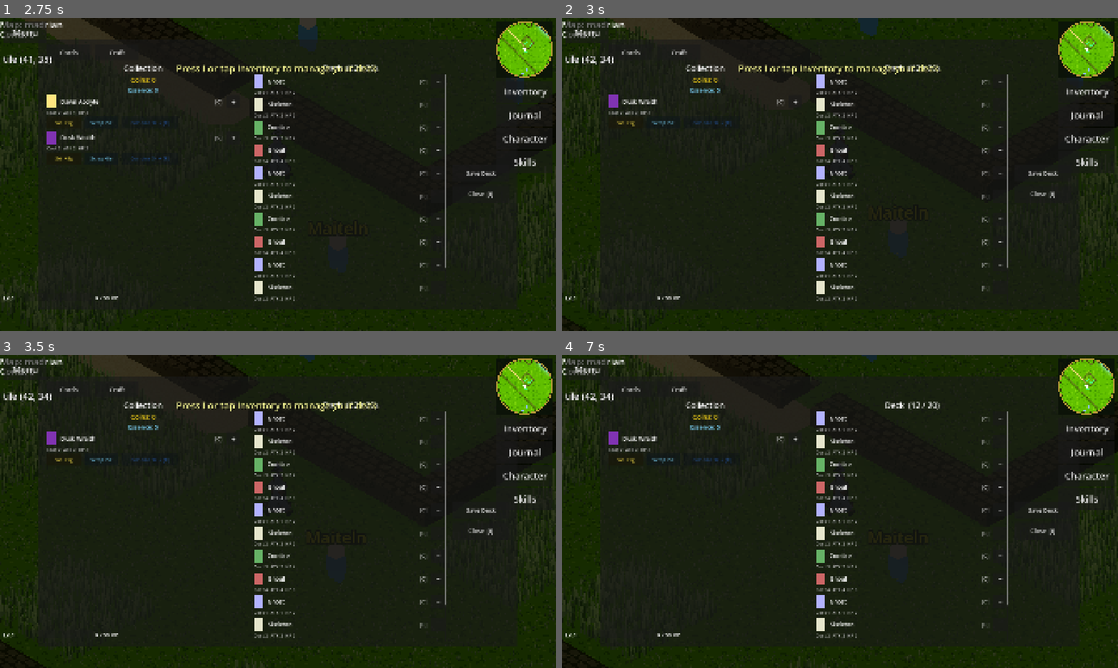
Above: before the commit, frames 1-4 (two rows, left to right).
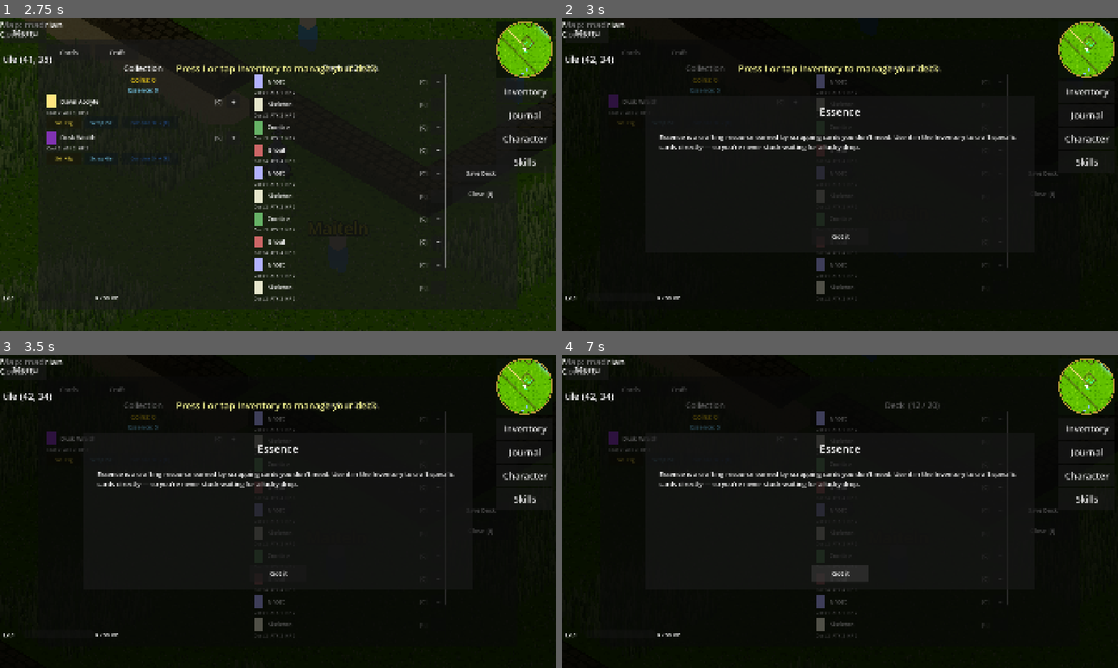
Above: after the commit, the same moments.

Repository: ChrisPauly97/pear-pudding-godot
Game: Godot game, scene res://scenes/ui/MenuScene.tscn
The game is run twice, just before and just after one commit, with the same random seed, the same clock (stepped at 60 frames per second) and the same inputs. Sound files missing from this copy of the repository are replaced by a short silence.
Inputs (mouse positions are in pixels of both pictures, inside the frame that each line leads up to):
- Up to frame 1 (2.75 s): click "New Game" at 0.5 s; click "Venture Here" at 1.25 s; tap I (inventory) at 2 s; move the mouse to (400, 158) at 2.02 s; hold D (move_right) from 2.03 s (still down); hold C (character) from 2.03 s (still down); click (400, 158) at 2.17 s; tap Space (jump) at 2.27 s
- Up to frame 2 (3 s): release D (move_right) at 2.75 s; release C (character) at 2.75 s; click "Scrap +5e" at 2.75 s
- Up to frame 3 (3.5 s): no input
- Up to frame 4 (7 s): click "Inventory" at 3.5 s; click "Journal" at 4.25 s; click "Character" at 5 s; click "Skills" at 5.75 s; drag from (728, 527) to (812, 574) at 6.52 s

Frame 1 is identical in both runs. In frame 2, 20% of the frame differs, in the area x 0-100%, y 0-100%; in frame 3, 20%; in frame 4, 21%.

Commit message:
TID-118: Wire first-time tutorial popup triggers
Emits tutorial_popup_requested at five trigger points: skill tree open,
first battle (mana), first coin earn, first essence gain (card scrap),
and first non-common card received (card rarity).

https://claude.ai/code/session_01Jf3F87iPAMPGzF45MftrEP

Diff:
--- a/autoloads/SaveManager.gd
+++ b/autoloads/SaveManager.gd
@@ -437,6 +437,8 @@
 	door_stack.assign(d_stack)
 
 func add_coins(amount: int) -> void:
+	if coins == 0 and amount > 0:
+		GameBus.tutorial_popup_requested.emit("coins")
 	coins += amount
 	_dirty = true
 	coins_changed.emit(coins)
@@ -485,6 +487,8 @@
 		"health": hp,
 		"cost": c,
 	})
+	if rarity != "common":
+		GameBus.tutorial_popup_requested.emit("card_rarity")
 	_dirty = true
 	return uid
 
@@ -516,6 +520,8 @@
 		return
 	var rarity: String = str(inst.get("rarity", "common"))
 	var cfg: Dictionary = IsoConst.RARITY_CONFIG.get(rarity, {})
+	if essence == 0:
+		GameBus.tutorial_popup_requested.emit("essence")
 	essence += int(cfg.get("scrap_essence", 0))
 	GameBus.essence_changed.emit(essence)
 	remove_card_instance(uid)
--- a/autoloads/SceneManager.gd
+++ b/autoloads/SceneManager.gd
@@ -230,6 +230,7 @@
 		GameBus.hud_message_requested.emit("Deck too small — add at least %d cards first." % IsoConst.DECK_MIN)
 		return
 	_current_battle_enemy_id = str(enemy_data.get("id", ""))
+	GameBus.tutorial_popup_requested.emit("mana")
 	save_manager.set_pending_battle(enemy_data)
 	save_manager.save()
 	# Detach world scene from tree so it stops rendering/processing
@@ -387,6 +388,7 @@
 func _on_skill_tree_requested() -> void:
 	if _state != State.WORLD:
 		return
+	GameBus.tutorial_popup_requested.emit("skill_tree")
 	_skill_tree_overlay = _skill_tree_scene_packed.instantiate()
 	get_tree().current_scene.add_child(_skill_tree_overlay)
 	_skill_tree_overlay.closed.connect(_on_skill_tree_closed)
Not shown, changed: tasks/goals/GID-031--popup-tutorial-guides/TID-118--wire-first-time-triggers.md
Not shown, changed: tasks/goals/GID-031--popup-tutorial-guides/goal.md
Not shown, changed: tasks/index.md
